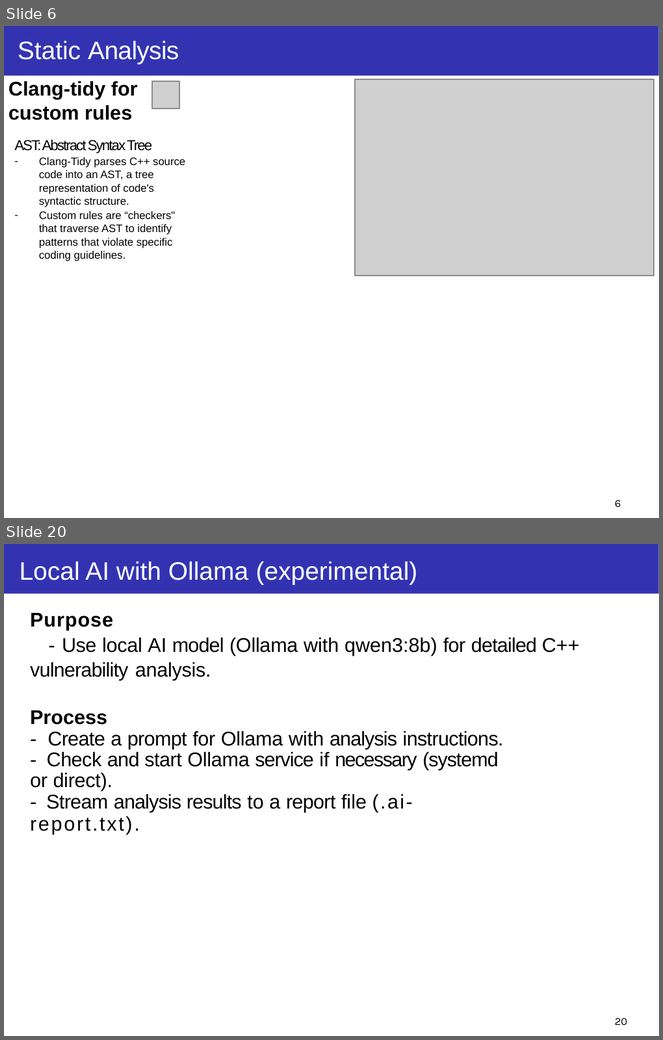
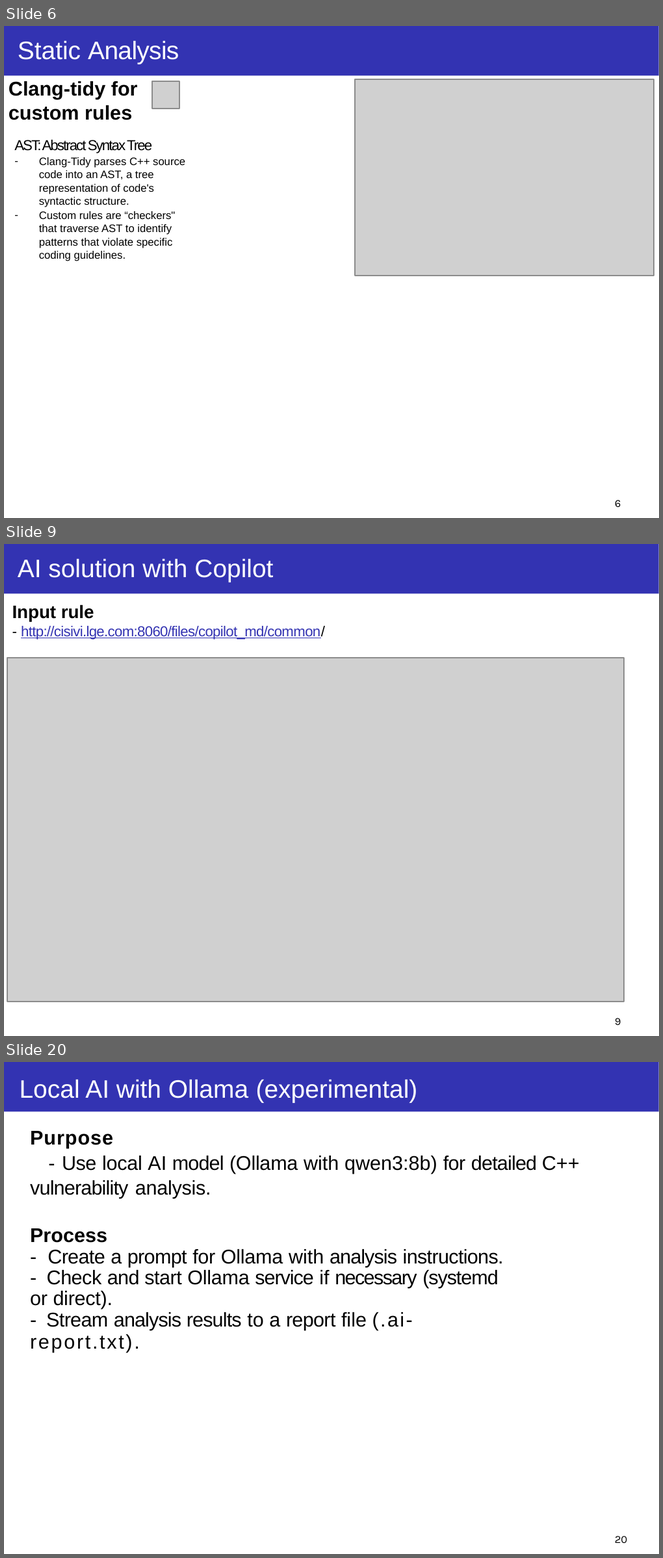
Before and after one commit to taikt/codefun, a slide deck: deepl/code_guard/doc/Code-Guard.pptx. Shown one above the other, each under a label of ours: slides 6 and 20 before the commit, slides 6, 9 and 20 after it; the slides between them are not shown. The pictures are 663x1040 and 663x1558 pixels, drawn with LibreOffice and Linux fonts; fonts in the diff are those of the drawing; grey boxes stand for pictures; background and template pictures are left out. Boxes give left, top, right and bottom in pixels: in the first picture for what was removed or moved away, otherwise in the second. Text is boxed around its words. In the diff, an @@ line names an element or a change of style, - is before the commit and + after.

```diff
--- a/deepl/code_guard/doc/Code-Guard.pptx
+++ b/deepl/code_guard/doc/Code-Guard.pptx
@@ slide 9 added at (4, 544, 659, 1036), background #FFFFFF; not listed: 1 template element that a slide beside it also shows @@
@@ title added at (18, 559, 273, 582), 14 pt, text #FFFFFF @@
+AI solution with Copilot
@@ text added at (12, 605, 325, 640), 8 pt, text #3333B2, underline @@
+Input rule
+- http://cisivi.lge.com:8060/files/copilot_md/common/
@@ picture added at (8, 657, 624, 1002) @@
@@ page number added at (615, 1018, 622, 1025), 6 pt, text #000000 @@
+9
```
Also in this commit, not shown: 6 slides changed, 6 other slides added, 7 slides removed.
